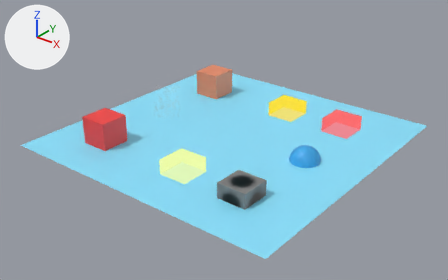
The glTF model Esempio.glb, before and after one commit.
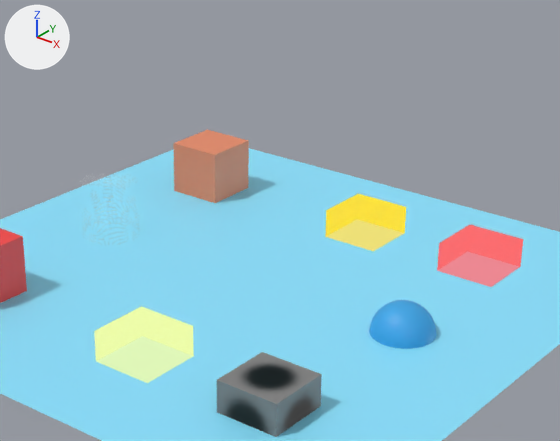
Each version appears first whole from a 50 mm lens placed at (11.94, -15.29, 9.21), pointed at (0.16, -0.56, 0.08), and next in a close-up on the part from 26% to 85% of the width and 1% to 76% of the height. The axes (+X, +Y, +Z) are drawn at upper left. The lights are the same throughout. The last two pictures show the newer version. Where no turn or scale is listed for an object, it has been applied to the vertices.

Script lines for the objects in view, before the commit:
```python
me_cube_002 = bpy.data.meshes.new('Cube.002')
me_cube_002.from_pydata(...)  # a box spanning x -0.5..0.5, y -0.5..0.5, z -0.5..0.5
me_cube_002.materials.append(mat_chatbubble_ring_highlight)
me_cube_005 = bpy.data.meshes.new('Cube.005')
me_cube_005.from_pydata(...)  # a box spanning x -0.5..0.5, y -0.5..0.5, z -0.5..0.5
me_cube_005.materials.append(mat_fusionprototypematerialred)  # red #f54140
me_plane = bpy.data.meshes.new('Plane')
me_plane.from_pydata(...)  # 121 vertices, 200 faces; spans x -5.0..5.0, y -5.0..5.0, z 0.0
me_plane.materials.append(mat_attractorvisual)  # cyan #8ae3ff
ob_cube__3 = bpy.data.objects.new('Cube (3)', me_cube_005)
ob_cube__3.location = (-2.97, -3.02, 0.45)
ob_cube__4 = bpy.data.objects.new('Cube (4)', me_cube_002)
ob_cube__4.location = (0.52, 2.74, 0.0)
ob_plane = bpy.data.objects.new('Plane', me_plane)
ob_plane.location = (0.0, 0.0, 0.0)
# also in view: 'Cube (6)' at (-2.97, 2.74, 0.45); 'Sphere' at (3.0, 0.0, 0.0); 'Cube (1)' at (0.52, -3.02, 0.0); 'Cube (5)' at (2.77, 2.74, 0.0); 'Cube (2)' at (2.77, -3.02, 0.0)
```
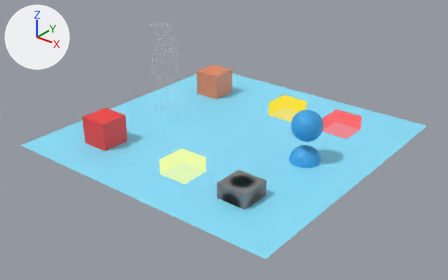
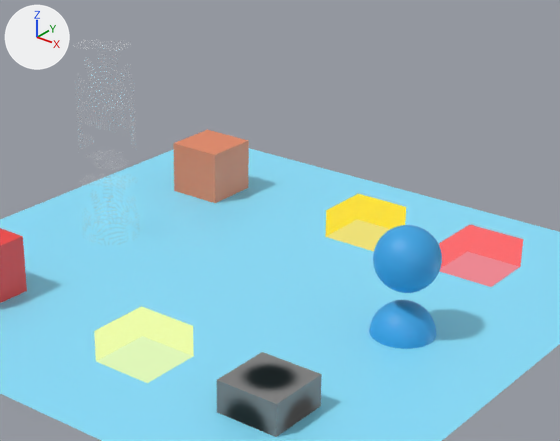
Where the change shows, as pixel boxes [x1, y1, x2, y2] in the close-ups (560 x 441 px):
```json
{"object": "Sphere (1)", "change": "added", "after": [373, 225, 442, 293], "on screen": "blue"}
```

The change, as JSON lines over the scene's bpy script:
```json
{"op": "add", "block": "ob_sphere__1", "code": ["ob_sphere__1 = bpy.data.objects.new('Sphere (1)', me_sphere)", "ob_sphere__1.parent = ob_speres", "ob_sphere__1.location = (3.0, 0.0, 1.22)"]}
{"op": "add", "block": "ob_speres", "code": ["ob_speres = bpy.data.objects.new('Speres', None)", "ob_speres.parent = ob_esempio", "ob_speres.location = (0.0, 0.0, 0.0)"]}
```
